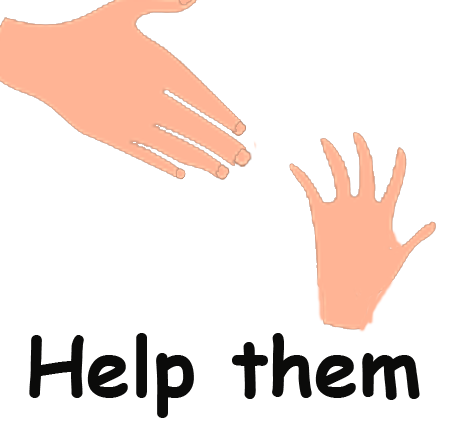
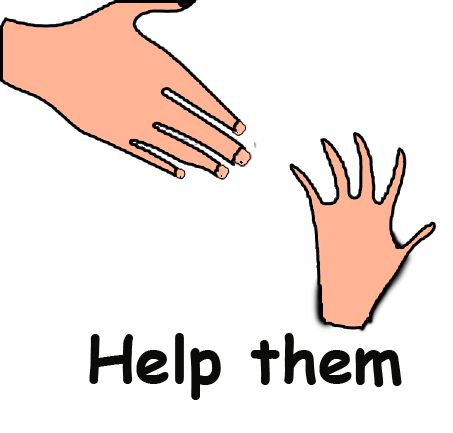
Two versions of the same layered image (453x433). Layer-by-layer changes:
painted on "Help them" over [29,333,420,418]
painted on "hand 2" over [311,227,416,333]
